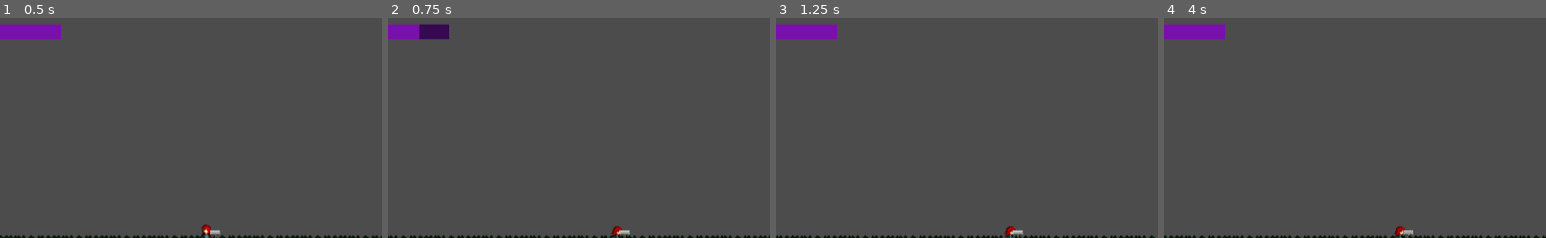
Above: before the commit, frames 1-4 (left to right).
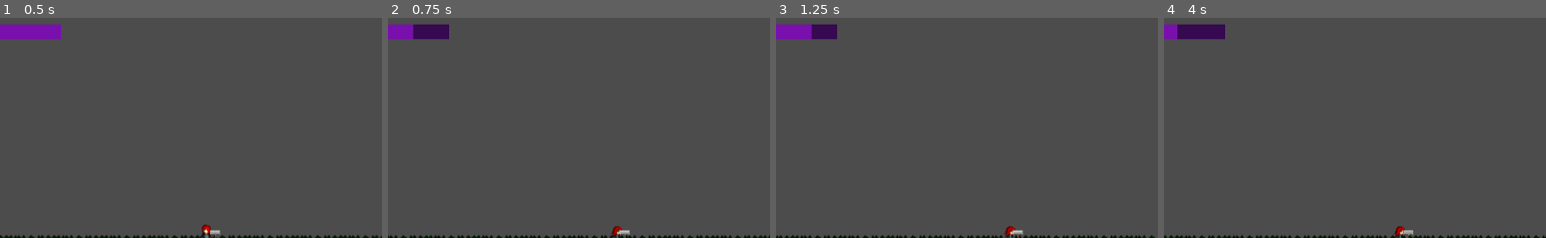
Above: after the commit, the same moments.

Repository: Jantho1990/Hammertime-Prototype
Game: Godot game, scene res://screens/GameScreen.tscn
The game is run twice, just before and just after one commit, with the same random seed, the same clock (stepped at 60 frames per second) and the same inputs.
Inputs (mouse positions are % of the whole screen's width and height, from its top left):
- Up to frame 1 (0.5 s): no input
- Up to frame 2 (0.75 s): tap Enter (ui_accept) at 0.5 s; move the mouse to (72, 44) at 0.52 s; hold D (ui_right) from 0.53 s (still down); click (72, 44) at 0.6 s
- Up to frame 3 (1.25 s): keep holding D (ui_right); tap Enter (ui_accept) at 0.77 s
- Up to frame 4 (4 s): move the mouse to (30, 55) at 1.27 s; right-click (30, 55) at 1.35 s; tap Enter (ui_accept) at 1.52, 3.02, 3.77 s; move the mouse to (60, 27) at 2.02 s; release D (ui_right) at 2.03 s; hold A (ui_left) 2.03-2.78 s; click (60, 27) at 2.1 s; move the mouse to (45, 70) at 2.77 s; hold D (ui_right) from 2.78 s (still down); right-click (45, 70) at 2.85 s; move the mouse to (80, 65) at 3.52 s; click (80, 65) at 3.6 s
The pictures show only the part of the screen within x 13-63%, y 0-50%; the shares and areas given below are measured in that part.

Frame 1 is identical in both runs. In frame 2, 0.1% of the frame differs, in the area x 6-9%, y 3-10%; in frame 3, 0.4%; in frame 4, 0.8%, in the area x 3-16%, y 3-10%.

Commit message:
tweaking recharge values

Diff:
--- a/entities/player/Player.tscn
+++ b/entities/player/Player.tscn
@@ -67,6 +67,10 @@
 scale = Vector2( 0.5, 0.5 )
 
 [node name="Spellcaster" parent="." instance=ExtResource( 7 )]
+recharge_amount = 1.25
+recharge_rate = 0.1
 active_spell = NodePath("TeleportSpell")
 
 [node name="TeleportSpell" parent="Spellcaster" instance=ExtResource( 8 )]
+cost = 25.0
+cooldown = 0.1
